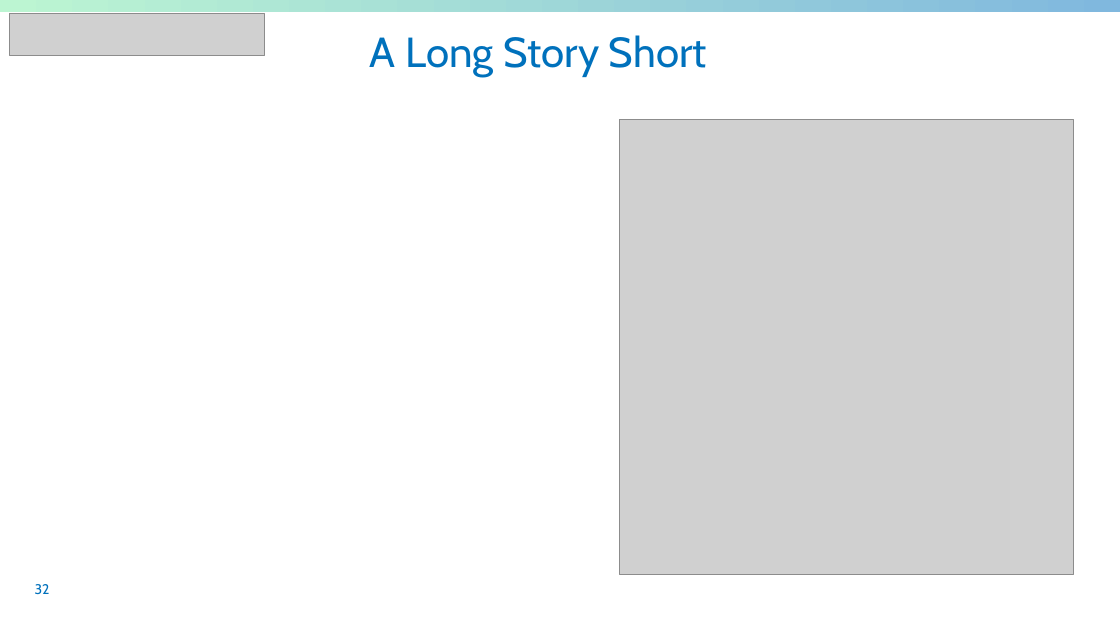
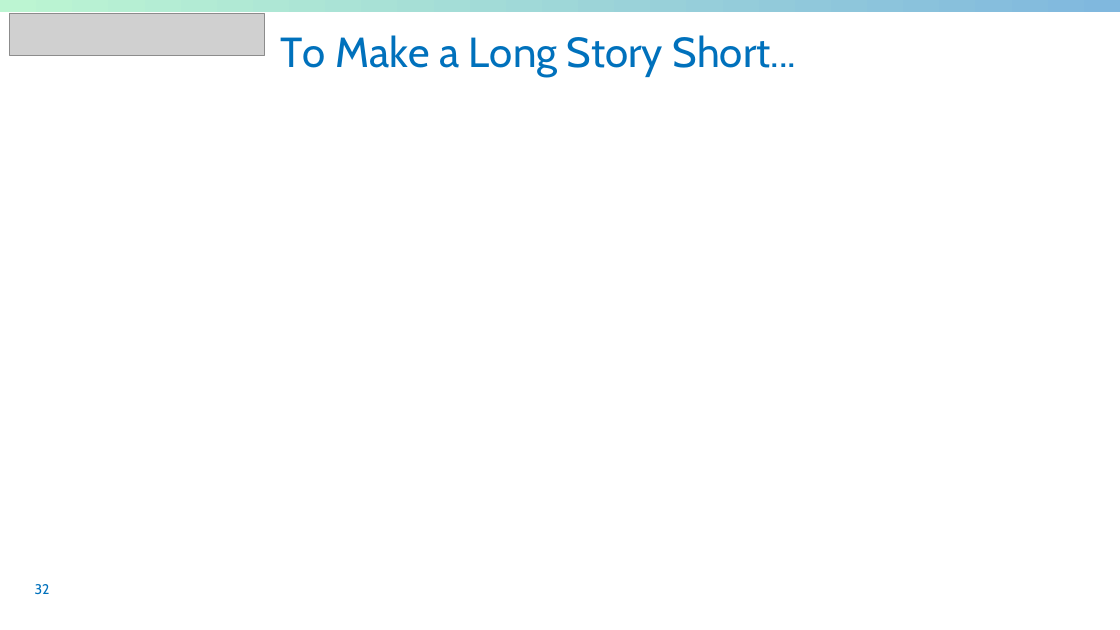
Before and after one commit to sableu/BDD4OQ, a slide deck: slide 32 of thesis/Presentation/FinalPresentation.pptx. Drawn at 1120x630 pixels with LibreOffice and Linux fonts; fonts in the diff are those of the drawing; grey boxes stand for pictures; background and template pictures are left out. Boxes give left, top, right and bottom in pixels: in the first picture for what was removed or moved away, otherwise in the second. Text is boxed around its words. In the diff, an @@ line names an element or a change of style, - is before the commit and + after.

```diff
--- a/thesis/Presentation/FinalPresentation.pptx
+++ b/thesis/Presentation/FinalPresentation.pptx
@@ title at [280,35,797,77]: text changed @@
-A Long Story Short
+To Make a Long Story Short...
@@ picture removed at [620,119,1074,575] @@
```
Also in this commit, not shown: 3 other slides changed.
